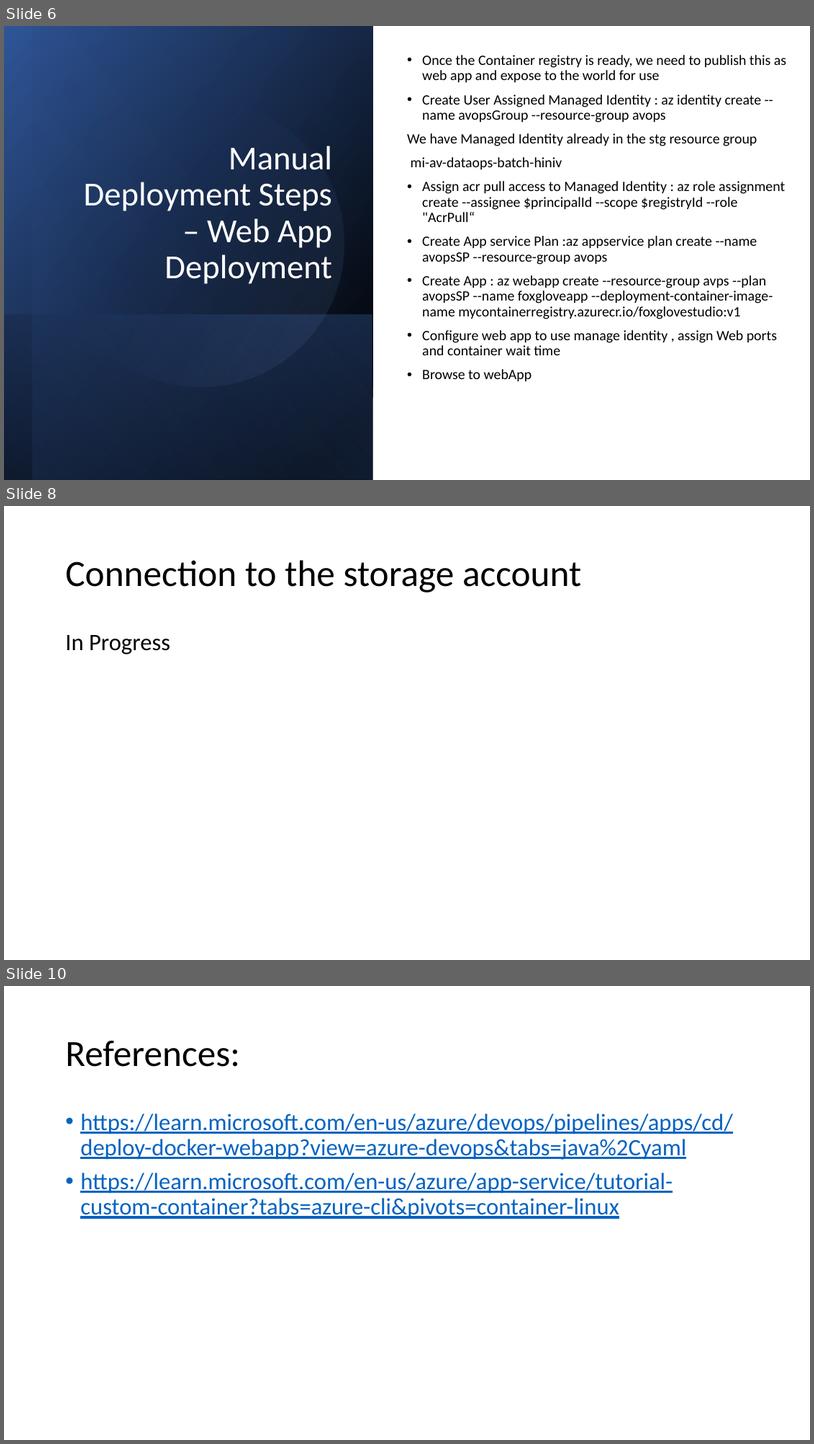
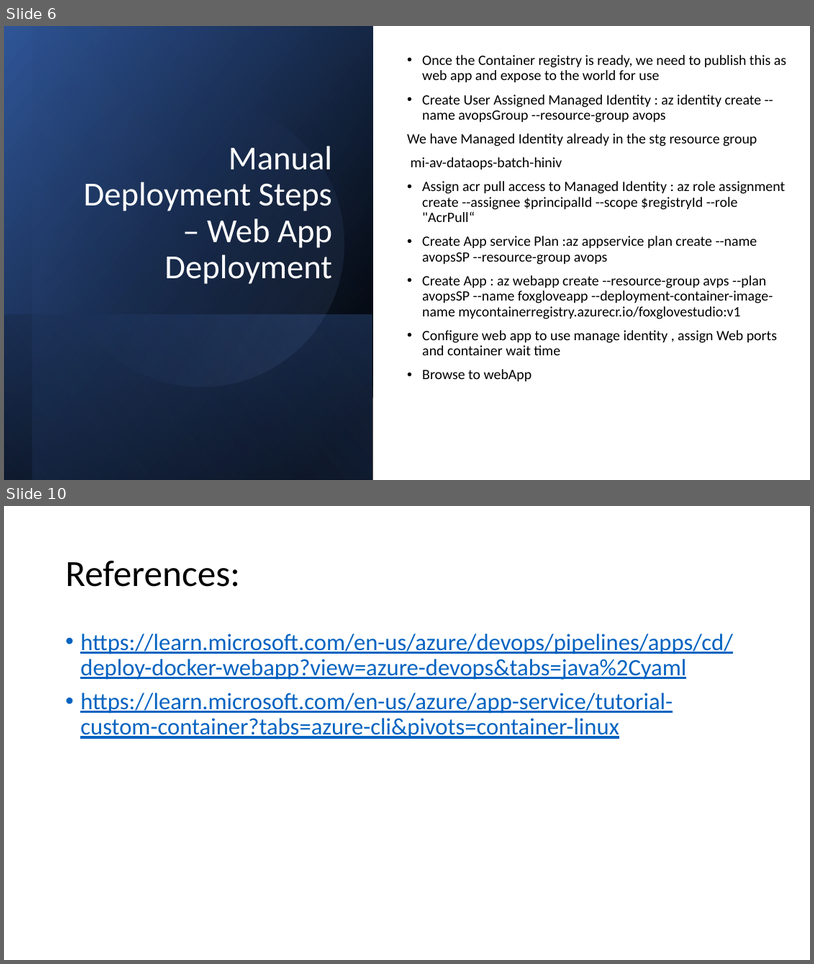
Before and after one commit to HitasiPatel/AvOps-complete, a slide deck: foxglove/docs/Foxglove Deployment.pptx. Shown one above the other, each under a label of ours: slides 6, 8 and 10 before the commit, slides 6 and 10 after it; the slides between them are not shown. The pictures are 814x1444 and 814x964 pixels, drawn with LibreOffice and Linux fonts; fonts in the diff are those of the drawing. Boxes give left, top, right and bottom in pixels: in the first picture for what was removed or moved away, otherwise in the second. Text is boxed around its words. In the diff, an @@ line names an element or a change of style, - is before the commit and + after.

```diff
--- a/foxglove/docs/Foxglove Deployment.pptx
+++ b/foxglove/docs/Foxglove Deployment.pptx
@@ slide 8 removed at [4, 506, 810, 960], background #FFFFFF @@
@@ title removed at [65, 560, 581, 592] @@
-Connection to the storage account
@@ text removed at [65, 635, 170, 654] @@
-In Progress
```
Also in this commit, not shown: 2 slides changed, 1 slide added, 4 other files.
